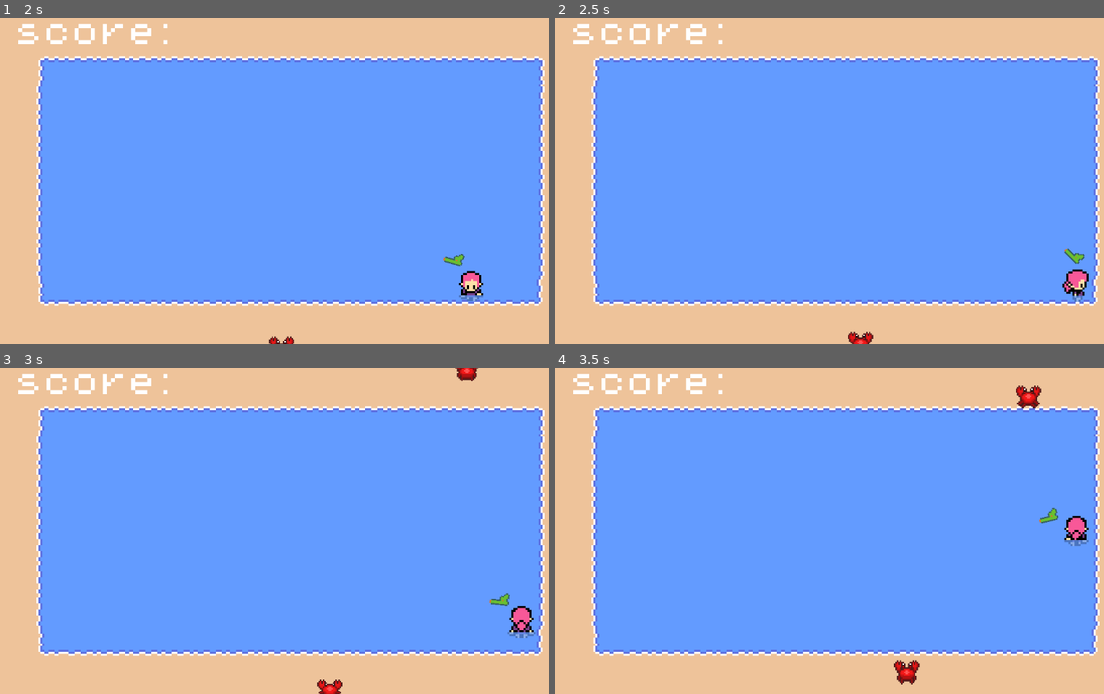
Above: before the commit, frames 1-4 (two rows, left to right).
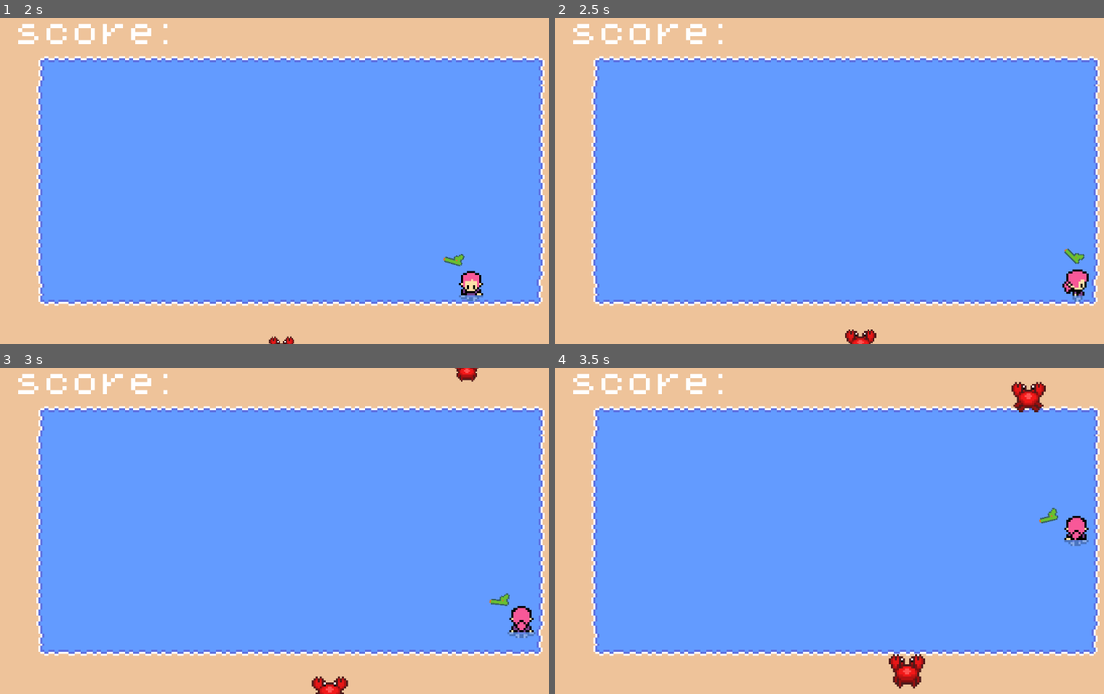
Above: after the commit, the same moments.

Repository: RyuChuChoo/bullet-hell
Game: Godot game, scene res://scenes/level_1.tscn
Same seed, same stepped clock (60 frames per second), same inputs: the game is played once before the commit and once after it.
Inputs (mouse positions are in pixels of both pictures, inside the frame that each line leads up to):
- Up to frame 1 (2 s): tap Enter at 0.5 s; move the mouse to (417, 164) at 0.52 s; hold D (right) 0.53-1.28 s; click (417, 164) at 0.6 s; move the mouse to (175, 197) at 1.27 s; hold S (down) from 1.28 s (still down); tap Space (space) at 1.35 s
- Up to frame 2 (2.5 s): move the mouse to (900, 109) at 2.02 s; release S (down) at 2.03 s; hold D (right) from 2.03 s (still down); click (900, 109) at 2.1 s
- Up to frame 3 (3 s): move the mouse to (263, 596) at 2.77 s; release D (right) at 2.78 s; hold W (up) from 2.78 s (still down); tap Space (space) at 2.85 s
- Up to frame 4 (3.5 s): keep holding W (up)

Frame 1 is identical in both runs. In frame 2, 0.2% of the frame differs, in the area x 52-59%, y 95-100%; in frame 3, 0.3%; in frame 4, 0.8%, in the area x 60-90%, y 4-99%.

Commit message:
jump done fixed hp fixed borders

Diff:
--- a/scenes/border_topbottom.gd
+++ b/scenes/border_topbottom.gd
@@ -1,6 +1,5 @@
 extends Area2D
-
 
 func _on_body_entered(body):
 	if body.is_in_group("enemies"):
-		print("jumped sidents")
+		body.jump("topbottom")
--- a/scenes/border_topbottom.tscn
+++ b/scenes/border_topbottom.tscn
@@ -3,13 +3,13 @@
 [ext_resource type="Script" path="res://scenes/border_topbottom.gd" id="1_v7x6c"]
 
 [sub_resource type="RectangleShape2D" id="RectangleShape2D_p1gvq"]
-size = Vector2(251, 14.2813)
+size = Vector2(252, 14.2813)
 
 [node name="border_topbottom" type="Area2D" groups=["border"]]
 script = ExtResource("1_v7x6c")
 
 [node name="down_border2" type="CollisionShape2D" parent="."]
-position = Vector2(0, 71.0938)
+position = Vector2(0.875, 71.0938)
 shape = SubResource("RectangleShape2D_p1gvq")
 
 [node name="up_border2" type="CollisionShape2D" parent="."]
--- a/scenes/crab.tscn
+++ b/scenes/crab.tscn
@@ -12,6 +12,8 @@
 [ext_resource type="Texture2D" uid="uid://brjcvh1kpk62v" path="res://assets/Sprites/Crab Enemy Camacebra Games/Moving/CrabMoving4.png" id="9_d7mlh"]
 [ext_resource type="PackedScene" uid="uid://dkdk6u1xvnu51" path="res://scenes/killzone.tscn" id="11_n8wfc"]
 [ext_resource type="AudioStream" uid="uid://b51xsuahl6gtc" path="res://assets/sounds/090035_splatwav-91604.mp3" id="12_7bjt5"]
+[ext_resource type="AudioStream" uid="uid://c3c2edgpnjvjy" path="res://assets/sounds/Jump Sound Effect [QmCfnTtM7vU].mp3" id="13_hmock"]
+[ext_resource type="AudioStream" uid="uid://fc15tjavvri6" path="res://assets/sounds/Water Splash.mp3" id="14_q5ocp"]
 
 [sub_resource type="AtlasTexture" id="AtlasTexture_5o4y5"]
 atlas = ExtResource("1_g5yvk")
@@ -144,6 +146,42 @@
 "transitions": PackedFloat32Array(1),
 "update": 1,
 "values": [false]
+}
+tracks/4/type = "value"
+tracks/4/imported = false
+tracks/4/enabled = true
+tracks/4/path = NodePath("jump:playing")
+tracks/4/interp = 1
+tracks/4/loop_wrap = true
+tracks/4/keys = {
+"times": PackedFloat32Array(0),
+"transitions": PackedFloat32Array(1),
+"update": 1,
+"values": [false]
+}
+tracks/5/type = "value"
+tracks/5/imported = false
+tracks/5/enabled = true
+tracks/5/path = NodePath("AnimatedSprite2D:scale")
+tracks/5/interp = 1
+tracks/5/loop_wrap = true
+tracks/5/keys = {
+"times": PackedFloat32Array(0),
+"transitions": PackedFloat32Array(1),
+"update": 0,
+"values": [Vector2(0.7, 0.7)]
+}
+tracks/6/type = "value"
+tracks/6/imported = false
+tracks/6/enabled = true
+tracks/6/path = NodePath("splash:playing")
+tracks/6/interp = 1
+tracks/6/loop_wrap = true
+tracks/6/keys = {
+"times": PackedFloat32Array(0),
+"transitions": PackedFloat32Array(1),
+"update": 1,
+"values": [true]
 }
 
 [sub_resource type="Animation" id="Animation_4xnfl"]
@@ -212,13 +250,69 @@
 "values": [true]
 }
 
+[sub_resource type="Animation" id="Animation_1mh2w"]
+resource_name = "jump"
+tracks/0/type = "value"
+tracks/0/imported = false
+tracks/0/enabled = true
+tracks/0/path = NodePath("jump:playing")
+tracks/0/interp = 1
+tracks/0/loop_wrap = true
+tracks/0/keys = {
+"times": PackedFloat32Array(0),
+"transitions": PackedFloat32Array(1),
+"update": 1,
+"values": [true]
+}
+tracks/1/type = "value"
+tracks/1/imported = false
+tracks/1/enabled = true
+tracks/1/path = NodePath("AnimatedSprite2D:scale")
+tracks/1/interp = 1
+tracks/1/loop_wrap = true
+tracks/1/keys = {
+"times": PackedFloat32Array(0, 0.6),
+"transitions": PackedFloat32Array(1, 1),
+"update": 0,
+"values": [Vector2(0.7, 0.7), Vector2(1, 1)]
+}
+
+[sub_resource type="Animation" id="Animation_xrcwy"]
+resource_name = "splash"
+tracks/0/type = "value"
+tracks/0/imported = false
+tracks/0/enabled = true
+tracks/0/path = NodePath("splash:playing")
+tracks/0/interp = 1
+tracks/0/loop_wrap = true
+tracks/0/keys = {
+"times": PackedFloat32Array(0.9),
+"transitions": PackedFloat32Array(1),
+"update": 1,
+"values": [true]
+}
+tracks/1/type = "value"
+tracks/1/imported = false
+tracks/1/enabled = true
+tracks/1/path = NodePath("AnimatedSprite2D:scale")
+tracks/1/interp = 1
+tracks/1/loop_wrap = true
+tracks/1/keys = {
+"times": PackedFloat32Array(-0.1, 0.9),
+"transitions": PackedFloat32Array(1, 1),
+"update": 0,
+"values": [Vector2(1, 1), Vector2(0.7, 0.7)]
+}
+
 [sub_resource type="AnimationLibrary" id="AnimationLibrary_l3eow"]
 _data = {
 "RESET": SubResource("Animation_rfgjl"),
-"death": SubResource("Animation_4xnfl")
-}
-
-[node name="crab" type="CharacterBody2D" groups=["crab body"]]
+"death": SubResource("Animation_4xnfl"),
+"jump": SubResource("Animation_1mh2w"),
+"splash": SubResource("Animation_xrcwy")
+}
+
+[node name="crab" type="CharacterBody2D" groups=["enemies"]]
 z_index = 5
 script = ExtResource("1_v5pr7")
 
@@ -248,4 +342,12 @@
 stream = ExtResource("12_7bjt5")
 bus = &"sound effect"
 
+[node name="jump" type="AudioStreamPlayer2D" parent="."]
+stream = ExtResource("13_hmock")
+volume_db = -25.0
+
+[node name="splash" type="AudioStreamPlayer2D" parent="."]
+stream = ExtResource("14_q5ocp")
+volume_db = -25.0
+
 [connection signal="child_entered_tree" from="killzone/CollisionShape2D" to="." method="_on_collision_shape_2d_child_entered_tree"]
--- a/scenes/level_1.tscn
+++ b/scenes/level_1.tscn
@@ -7,6 +7,7 @@
 [ext_resource type="PackedScene" uid="uid://b6sg5sijx5eqk" path="res://scenes/border_topbottom.tscn" id="4_e2cua"]
 [ext_resource type="PackedScene" uid="uid://jb4esqudb1xq" path="res://scenes/watergun.tscn" id="4_xnr3u"]
 [ext_resource type="PackedScene" uid="uid://mgtsiugp57wd" path="res://scenes/border_leftright.tscn" id="5_yxcsf"]
+[ext_resource type="PackedScene" uid="uid://bn6ep12agch2p" path="res://scenes/stop_jump.tscn" id="6_lohl5"]
 [ext_resource type="FontFile" uid="uid://6grespwdnbrn" path="res://assets/fonts/PixelOperator8.ttf" id="7_pfoaq"]
 [ext_resource type="AudioStream" uid="uid://d2234phseg41s" path="res://assets/sounds/8 bit music(version 2).mp3" id="8_vvwqo"]
 
@@ -107,6 +108,8 @@
 
 [node name="border_leftright" parent="border" instance=ExtResource("5_yxcsf")]
 
+[node name="stop_jump" parent="." instance=ExtResource("6_lohl5")]
+
 [node name="player" parent="." instance=ExtResource("1_17jmh")]
 
 [node name="Watergun" parent="player" instance=ExtResource("4_xnr3u")]
--- /dev/null
+++ b/scenes/stop_jump.gd
@@ -0,0 +1,5 @@
+extends Area2D
+
+func _on_body_entered(body):
+	if body.is_in_group("enemies"):
+		body.splash()
--- /dev/null
+++ b/scenes/stop_jump.tscn
@@ -0,0 +1,15 @@
+[gd_scene load_steps=3 format=3 uid="uid://bn6ep12agch2p"]
+
+[ext_resource type="Script" path="res://scenes/stop_jump.gd" id="1_vn6uu"]
+
+[sub_resource type="RectangleShape2D" id="RectangleShape2D_s216a"]
+size = Vector2(257, 131)
+
+[node name="stop_jump" type="Area2D"]
+script = ExtResource("1_vn6uu")
+
+[node name="CollisionShape2D2" type="CollisionShape2D" parent="."]
+position = Vector2(-0.5, 0.5)
+shape = SubResource("RectangleShape2D_s216a")
+
+[connection signal="body_entered" from="." to="." method="_on_body_entered"]
--- a/scripts/crab_movement.gd
+++ b/scripts/crab_movement.gd
@@ -5,6 +5,8 @@
 @onready var animation_player = $AnimationPlayer
 
 var health = 1
+var jumped = false
+var jump_position = Vector2.ZERO
 
 func _physics_process(delta):
 	var direction = global_position.direction_to(player.global_position)
@@ -14,6 +16,19 @@
 func take_damage():
 	health -= 1
 
-	if health == 0:
+	if health <= 0:
 		game_manager.add_point()
 		animation_player.play("death")
+
+func jump(area):
+	if area == "leftright" and not jumped:
+		jumped = true
+		animation_player.play("jump")
+
+	elif area == "topbottom" and not jumped:
+		jumped = true
+		animation_player.play("jump")
+
+func splash():
+	if jumped:
+		animation_player.play("splash")
Not shown: 1 places in scenes/crab.tscn that only renumber resources
Not shown: 1 places in scenes/level_1.tscn that only renumber resources
